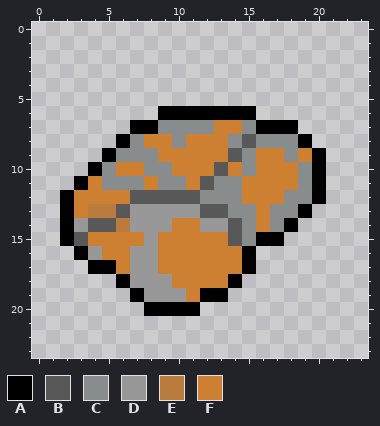
File history of a pixel-art sprite, src/img/ores/stone-bronze-ore.png. Above: the version before the commit.
The file is 24x24 pixels.
Palette (. is transparent): A #000000  B #585858  C #888c8d  D #989898  E #ba7c3e  F #cd7f32
The same view after the edit:
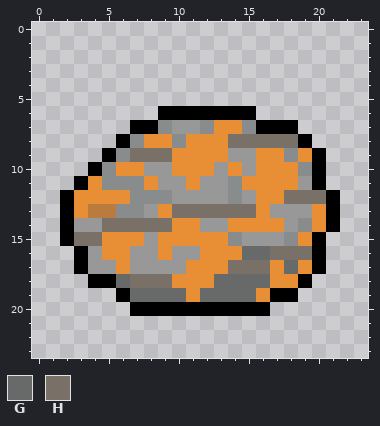
Colours new in this view: G #686969  H #797067
Change:
{"colour":"F","old":"#cd7f32","new":"#e88e35"}
{"y":7,"x":10,"old":"CC","new":"DD"}
{"y":8,"x":14,"old":"CBCCC","new":"HHHHH"}
{"y":9,"x":7,"old":"CCF","new":"HHH"}
{"y":9,"x":14,"old":"BC","new":"DD"}
{"y":10,"x":8,"old":"CC","new":"DD"}
{"y":10,"x":13,"old":"B","new":"D"}
{"y":10,"x":15,"old":"C","new":"D"}
{"y":11,"x":9,"old":"CC","new":"DD"}
{"y":11,"x":12,"old":"BC","new":"DD"}
{"y":11,"x":19,"old":"C","new":"D"}
{"y":12,"x":7,"old":"BBBBBCC","new":"CCCDDDD"}
{"y":12,"x":15,"old":"F","new":"D"}
{"y":12,"x":18,"old":"CCA.","new":"HHHA"}
{"y":13,"x":6,"old":"BD","new":"CC"}
{"y":13,"x":9,"old":"DDDBBCC","new":"FHHHHHH"}
{"y":13,"x":17,"old":"CCA..","new":"DDDFA"}
{"y":14,"x":4,"old":"BBEDDD","new":"DHHHHH"}
{"y":14,"x":14,"old":"BC","new":"FF"}
{"y":14,"x":17,"old":"CA...","new":"FDCFA"}
{"y":15,"x":3,"old":"BF","new":"HH"}
{"y":15,"x":14,"old":"BCAA...","new":"CDDDCFA"}
{"y":16,"x":10,"old":"FF","new":"DD"}
{"y":16,"x":15,"old":"A.....","new":"GGHHHA"}
{"y":17,"x":3,"old":".AA","new":"ADD"}
{"y":17,"x":9,"old":"FF","new":"DD"}
{"y":17,"x":14,"old":"FA.....","new":"HHHFGFA"}
{"y":18,"x":4,"old":"..ADDD","new":"AAGHHH"}
{"y":18,"x":13,"old":"FA.....","new":"GGGGFFA"}
{"y":19,"x":6,"old":".ADDD","new":"AGGGG"}
{"y":19,"x":12,"old":"AA.....","new":"GGGGFAA"}
{"y":20,"x":7,"old":".","new":"A"}
{"y":20,"x":12,"old":".....","new":"AAAAA"}
{"label":"changed","picture_box":[74,120,340,316]}
